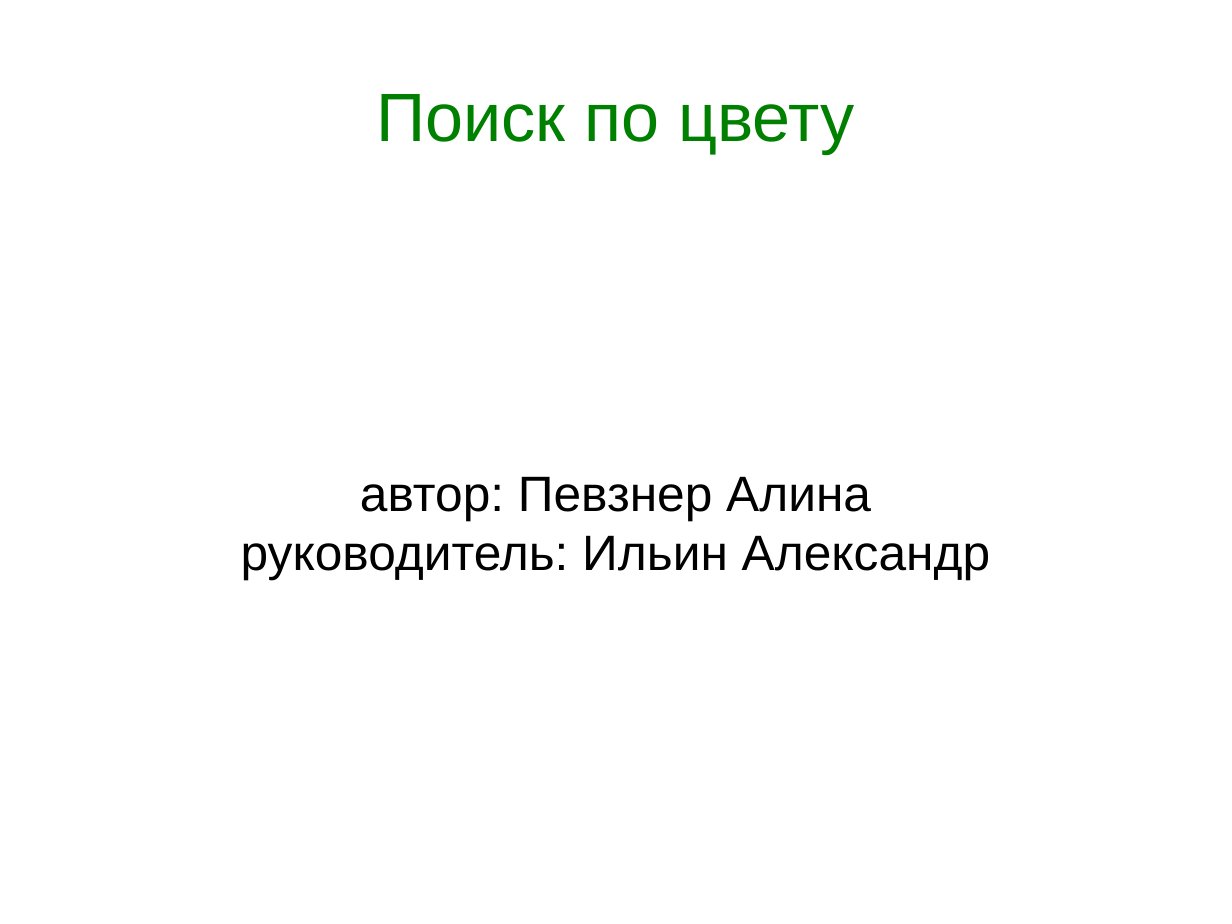
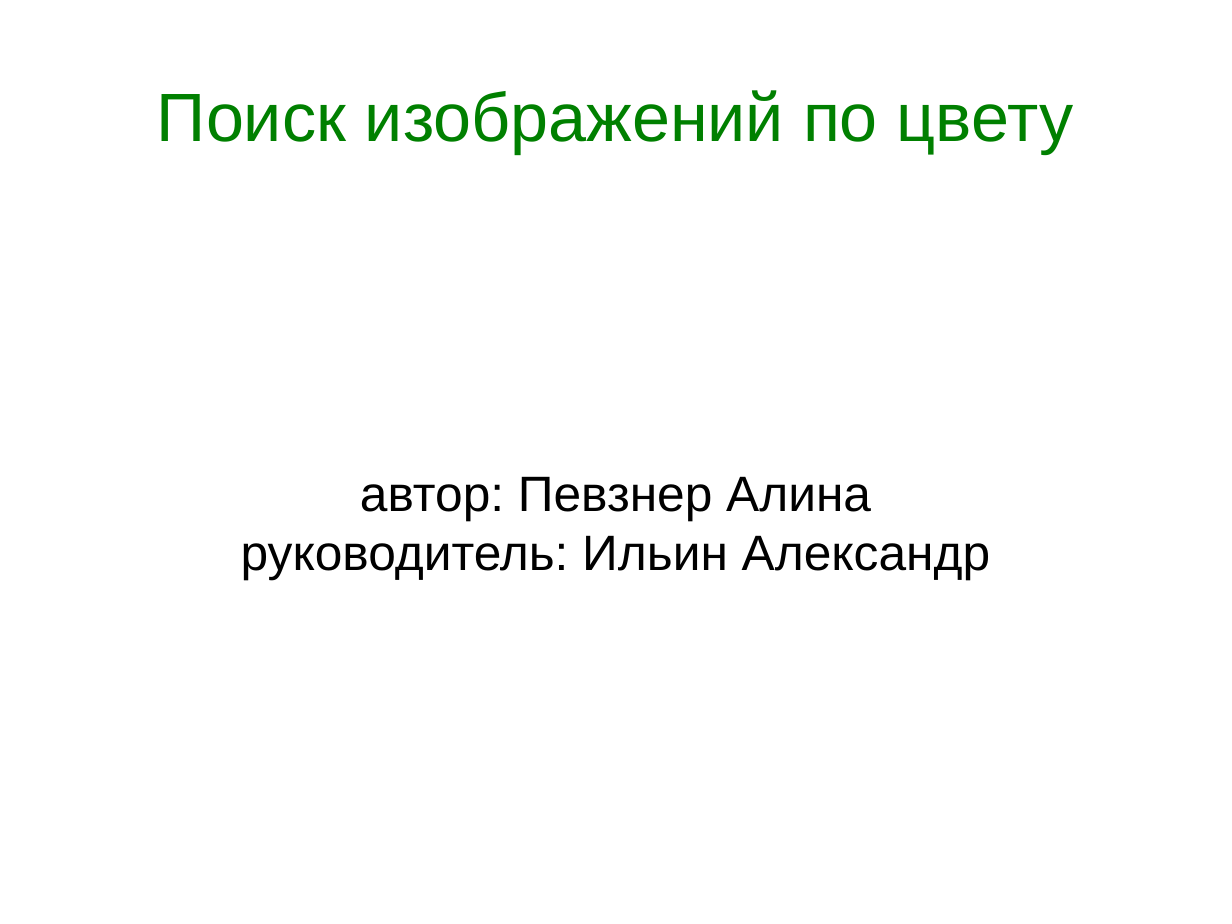
Before and after one commit to tipe/searchbycolor, a slide deck: slide 1 of Presentation.odp. Drawn at 1232x924 pixels with LibreOffice and Linux fonts; fonts in the diff are those of the drawing. Boxes give left, top, right and bottom in pixels: in the first picture for what was removed or moved away, otherwise in the second. Text is boxed around its words. In the diff, an @@ line names an element or a change of style, - is before the commit and + after.

```diff
--- a/Presentation.odp
+++ b/Presentation.odp
@@ title at (157, 90, 1074, 153): text changed @@
-Поиск по цвету
+Поиск изображений по цвету
```
Also in this commit, not shown: 1 other slide changed, 7 slides added, 4 slides removed.
